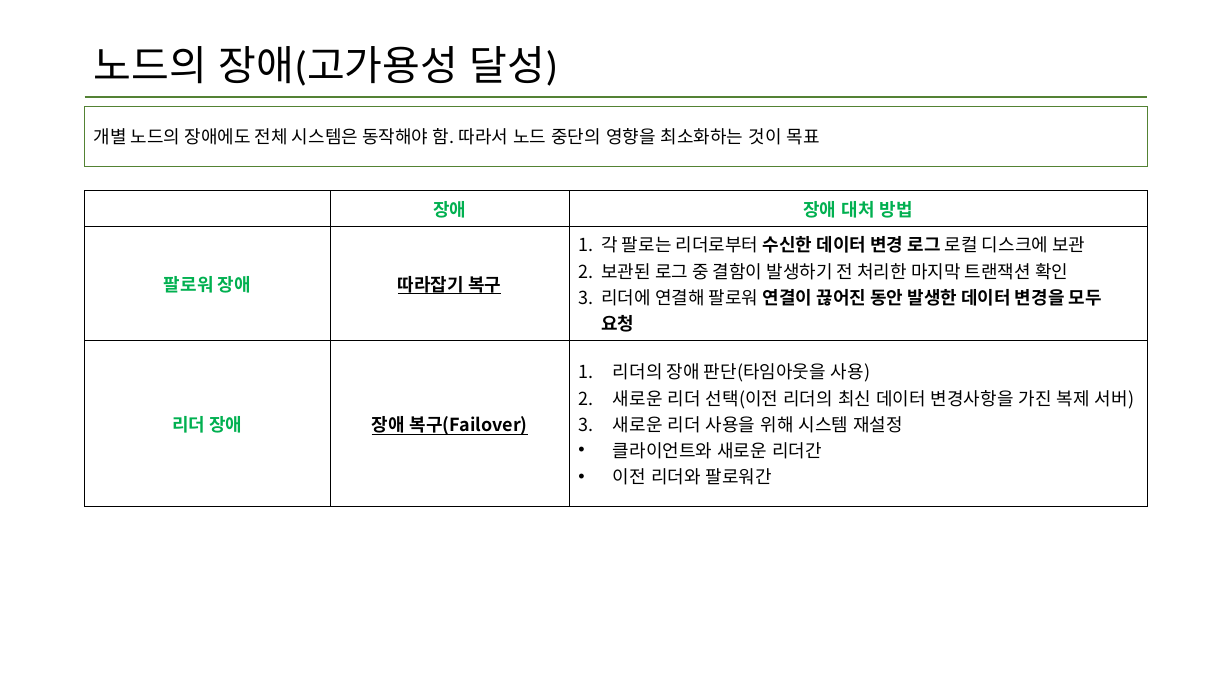
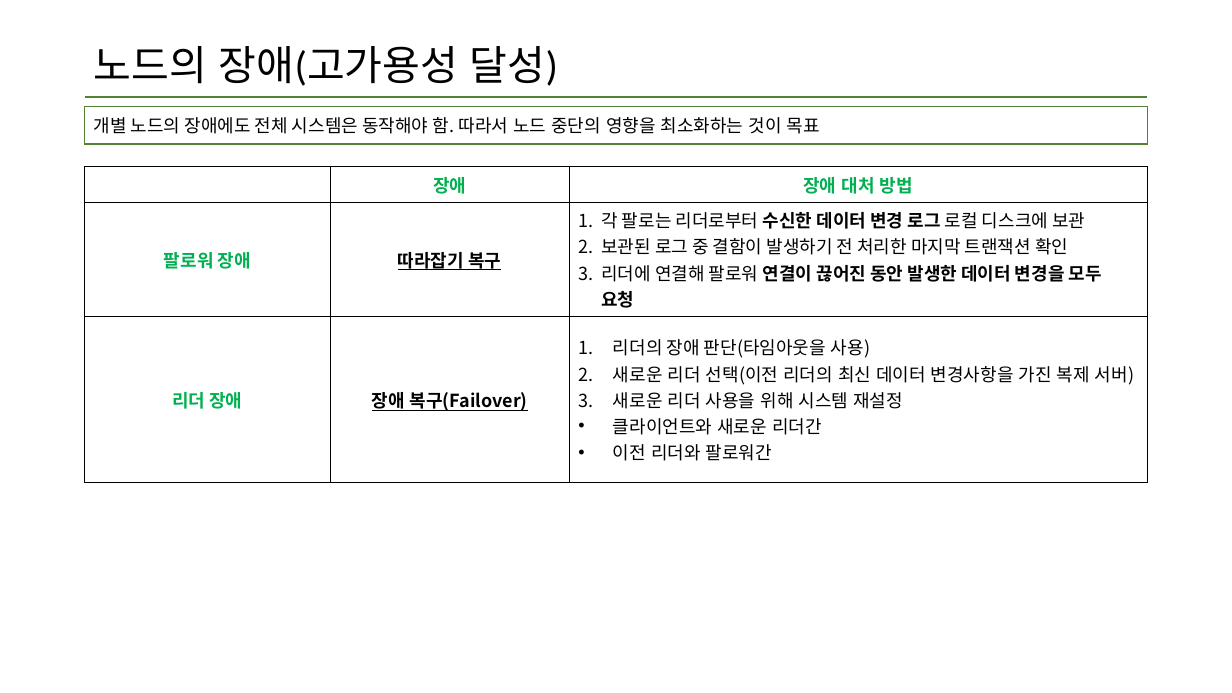
Before and after one commit to data-system-wiki/designing-data-intensive-applications, a slide deck: slide 5 of resources/chapter 5 summary.pptx (slide 4 before the commit). Drawn at 1232x693 pixels with LibreOffice and Linux fonts; fonts in the diff are those of the drawing. Boxes give left, top, right and bottom in pixels: in the first picture for what was removed or moved away, otherwise in the second. Text is boxed around its words. In the diff, an @@ line names an element or a change of style, - is before the commit and + after.

```diff
--- a/resources/chapter 5 summary.pptx
+++ b/resources/chapter 5 summary.pptx
@@ rectangle "개별 노드의 장애에도 전체 시스템은 ...": place and size @@
-rectangle "개별 노드의 장애에도 전체 시스템은 ..." at (85, 106, 1148, 166)
+rectangle "개별 노드의 장애에도 전체 시스템은 ..." at (85, 106, 1148, 144)
@@ table: place and size @@
-table at (85, 190, 1149, 489)
+table at (85, 166, 1149, 465)
```
Also in this commit, not shown: 1 other slide changed, 11 slides added.
